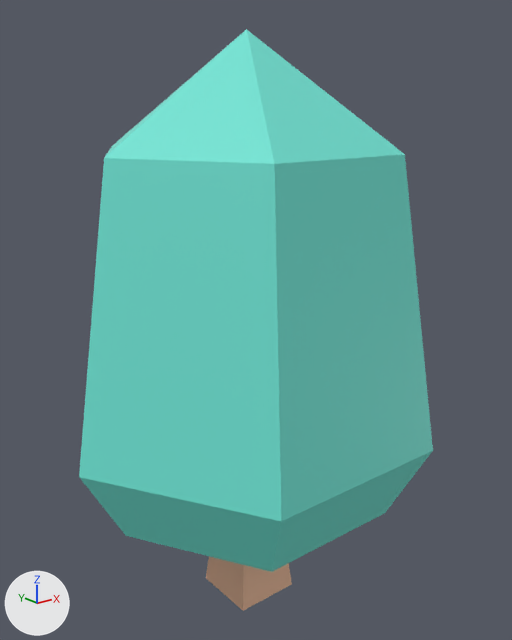
What one commit did to the glTF model assets/models/kit/nature_tree_fat.glb.
Camera for both pictures: a camera (50 mm lens) standing at (-0.829, -1.063, 0.985) and looking at (0.02, -0.002, 0.56). The lights are fixed; the arrows at lower left show +X, +Y and +Z. The first picture is the older version. Vertices at exactly the same position are counted once.

The first picture shows 'nature_tree_fat'.
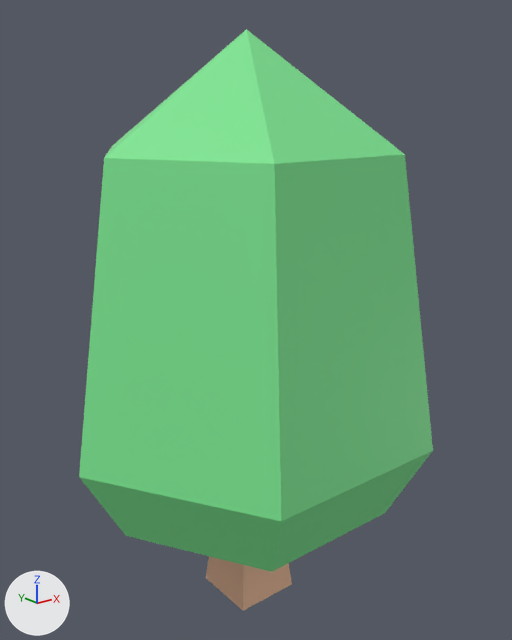
Boxes [x1, y1, x2, y2] around the edits, measured in the pictures (512 x 640 px):
part 1 of me_mesh_tree_fat, recoloured (cyan to green)
    both: [79, 29, 433, 572]

The change in detail:
me_mesh_tree_fat has 27 vertices, 50 faces and spans x -0.378..0.378, y -0.327..0.327, z -0.05..1.1.
me_mesh_tree_fat is used by ob_nature_tree_fat; location (0.0, 0.0, 0.0).
me_mesh_tree_fat part 1: 40 faces centred in x -0.287..0.286, y -0.303..0.303, z 0.193..0.962 are repainted in the vertex colours; the middle colour goes from cyan #70e6d6 to green #7ce691.
